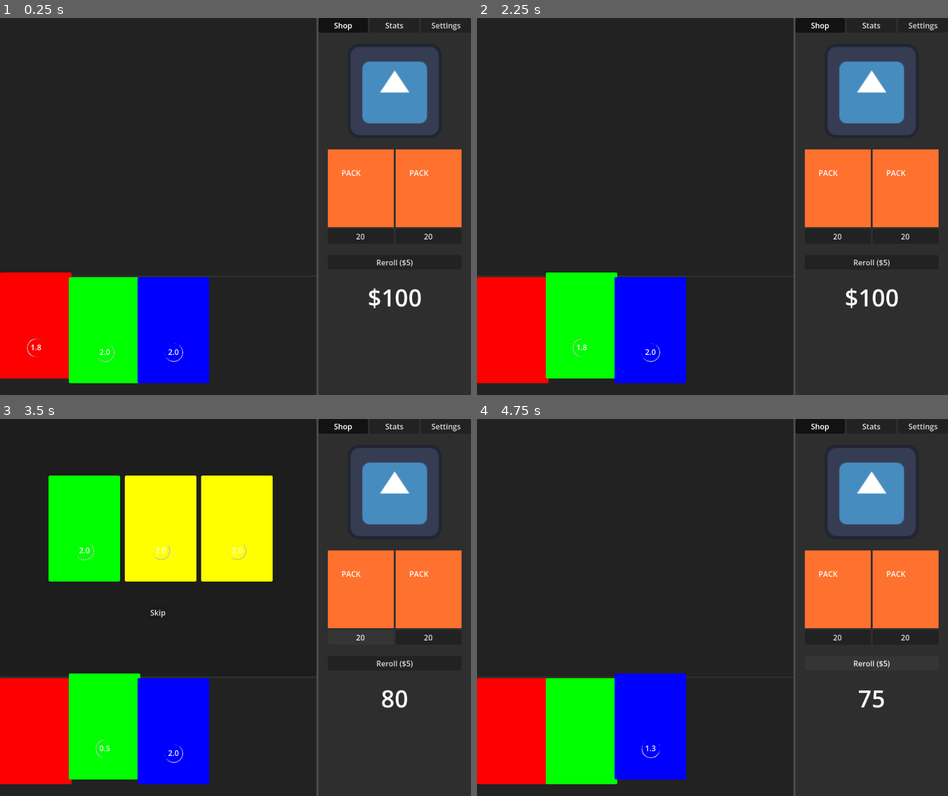
Above: before the commit, frames 1-4 (two rows, left to right).
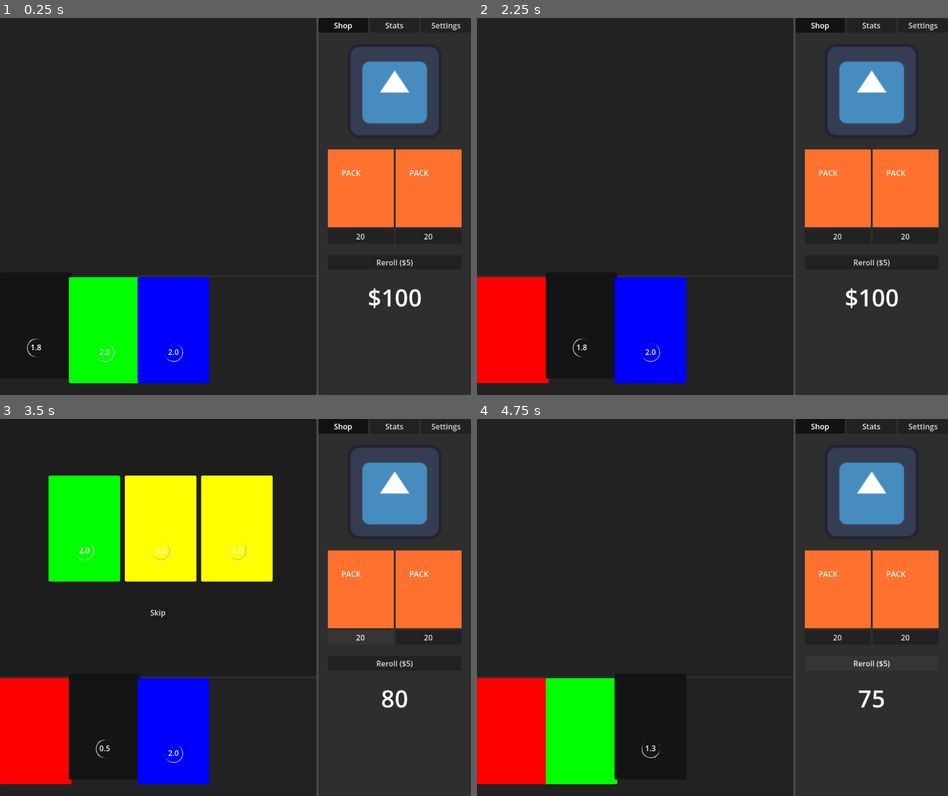
Above: after the commit, the same moments.

Repository: followthedopamine/card-battler
Game: Godot game, scene res://scenes/main.tscn
Same seed, same stepped clock (60 frames per second), same inputs: the game is played once before the commit and once after it. The engine's default icon, where the game draws it, is replaced by a stand-in: a white triangle on a blue panel in a dark square.
Inputs:
- Up to frame 1 (0.25 s): no input
- Up to frame 2 (2.25 s): click "Shop" at 0.5 s; click "Stats" at 1.25 s; click "Shop" at 2 s
- Up to frame 3 (3.5 s): click "20" at 2.75 s
- Up to frame 4 (4.75 s): click "Skip" at 3.5 s; click "Reroll ($5)" at 4.25 s

The runs differ from the first frame. In frame 1, 4.1% of the frame differs, in the area x 0-16%, y 67-96%; in frame 2, 4.2%; in frame 3, 4.2%; in frame 4, 4.3%, in the area x 29-45%, y 67-96%.

Commit message:
Fixed a bug where cards could be dragged from the hand into packs. Fixed a bug where cards couldn't be moved into an empty hand General tidy up of the implementation of dragging cards from packs to hand

Diff:
--- a/scenes/cards/Card.gd
+++ b/scenes/cards/Card.gd
@@ -25,6 +25,7 @@
 var held_card: Card
 var hovered_card: Card
 
+const DISABLED_COLOUR: Color = Color(0.08, 0.08, 0.08, 1.0)
 
 const colours := [
 	Color(255, 0, 0),
@@ -39,9 +40,7 @@
 func _ready() -> void:
 	set_process_input(false)
 
-	var new_style: StyleBoxFlat = panel.get_theme_stylebox("panel").duplicate()
-	new_style.bg_color = colour
-	panel.add_theme_stylebox_override("panel", new_style)
+	change_colour(colour)
 
 	timer_label.text = "%.1f" % duration
 
@@ -56,28 +55,26 @@
 		timer_label.text = "%.1f" % time_remaining
 		timer_spinner.rotation += delta * 10
 
-	# This is looping on every single card which probably isn't the most
+	# This looping on every single card which probably isn't the most
 	# efficient way to do things.
-
-	# I tried to put similar code in _get_drag_data but it never updates the
-	# hovered card inside that callback.
-	var mousePos = get_viewport().get_mouse_position()
-	if !self.get_global_rect().has_point(mousePos):
-		hide_switch_interface()
-		return
-
-	if held_card == null:
-		return
-
-	if held_card.get_parent() != self.get_parent():
-		show_switch_interface()
+	handle_switch_interface()
+
+func _drop_data(_at_position: Vector2, data: Variant) -> void:
+	if !data.get_parent() is Hand:
+		switch_cards(data, self)
 	else:
-		hide_switch_interface()
+		SignalBus.card_chosen.emit(self)
 
 func _can_drop_data(_at_position: Vector2, _data: Variant) -> bool:
-	return true
+	# Trying to swap with a half activated card seems like a bad idea
+	if !self.get_parent() is Hand:
+		return false
+	return !activated
 
 func _get_drag_data(at_position: Vector2) -> Variant:
+	# Prevent currently activated cards from being dragged
+	if activated:
+		return null
 	var preview_parent = Control.new()
 
 	dragging_node = self.duplicate()
@@ -99,28 +96,23 @@
 	dragging = true
 	SignalBus.card_dragged.emit(self)
 
-	# This doesn't print when a new card is hovered
-	#if hovered_card.get_parent() != self.get_parent():
-		#print(hovered_card)
-		#hovered_card.show_switch_interface()
 	return self
 
 func _input(event: InputEvent) -> void:
 	if event is InputEventMouseMotion or event is InputEventScreenDrag:
 		if PlayerManager.hand_size != PlayerManager.max_hand_size:
-			# This should ideally not reference hovered card parent and instead should be the hand
-			if self.get_parent() != hovered_card.get_parent():
-				self.reparent(hovered_card.get_parent())
-		# if dragging left/right update the position in the hbox (hand)
+				# This should ideally not reference hovered card parent and instead should be the hand
+				if !self.get_parent() is Hand:
+					self.reparent(hovered_card.get_parent())
+		# if dragging left/right update the position in the parent
 		if dragging_node.global_position.x < global_position.x - threshold:
 			if self.get_index() > 0:
 				# Have to use get_parent() here instead of hbox because the parent
-				# of the card can change.
+				# of the card can change while dragging.
 				get_parent().move_child(self, self.get_index() - 1)
 		elif dragging_node.global_position.x > global_position.x + threshold:
-			if self.get_index() < get_parent().get_child_count() - 2:
+			if self.get_index() < get_parent().get_child_count() - 1:
 				get_parent().move_child(self, self.get_index() + 1)
-
 
 
 	# if dragging left/right, give it a lil rotation
@@ -131,16 +123,7 @@
 	last_position = dragging_node.global_position
 
 
-
-
 	if dragging and event.is_action_released("click"):
-		hide_switch_interface()
-		if hovered_card.get_parent() != self.get_parent():
-			# Trying to swap with a half activated card seems like a bad idea
-			if !hovered_card.activated:
-				switch_cards(self, hovered_card)
-		else:
-			SignalBus.card_chosen.emit(self)
 		held_card = null
 		dragging = false
 		panel.show()
@@ -159,17 +142,34 @@
 	if card != held_card:
 		hovered_card = card
 
-#func add_card_to_hand(new_card: Card, old_card: Card) -> void:
-
+func handle_switch_interface() -> void:
+	if dragging:
+		return
+	if activated:
+		hide_switch_interface()
+		return
+	if !get_parent() is Hand:
+		hide_switch_interface()
+		return
+
+	var mousePos = get_viewport().get_mouse_position()
+	if !self.get_global_rect().has_point(mousePos):
+		hide_switch_interface()
+		return
+
+	if held_card == null:
+		return
+
+	if held_card.get_parent() != self.get_parent():
+		show_switch_interface()
+	else:
+		hide_switch_interface()
 
 func switch_cards(new_card: Card, old_card: Card) -> void:
 	new_card.reparent(old_card.get_parent())
 	old_card.get_parent().move_child(new_card, old_card.get_index())
-	# Used to remove card from hand or Card.completed signal will crash
-	SignalBus.card_discarded.emit(old_card)
 	SignalBus.card_chosen.emit(new_card)
-	# Cleanup of the card happens in Hand.gd so we can remove it from the card
-	# array.
+	old_card.queue_free()
 
 func show_switch_interface() -> void:
 	switch_interface.visible = true
@@ -180,10 +180,17 @@
 func set_colour(index: int):
 	colour = colours[index % colours.size()]
 
+func change_colour(new_colour: Color) -> void:
+	var new_style: StyleBoxFlat = panel.get_theme_stylebox("panel").duplicate()
+	new_style.bg_color = new_colour
+	panel.add_theme_stylebox_override("panel", new_style)
+
 func activate():
 	timer.start(duration)
 
 	panel.position.y = -10
+	change_colour(DISABLED_COLOUR)
+
 	time_remaining = duration
 
 	timer_label.show()
@@ -195,6 +202,7 @@
 	timer.stop()
 
 	panel.position.y = 0
+	change_colour(colour)
 
 	timer_label.hide()
 	timer_spinner.hide()
--- a/scenes/cards/Card.tscn
+++ b/scenes/cards/Card.tscn
@@ -1,7 +1,7 @@
 [gd_scene load_steps=4 format=3 uid="uid://dxrk3ym1qbjt8"]
 
 [ext_resource type="Script" uid="uid://c531eyaws05rr" path="res://scenes/cards/Card.gd" id="1_fa4yn"]
-[ext_resource type="Texture2D" uid="uid://d00r8ttcrm6qt" path="res://assets/icon.svg" id="2_5xgwh"]
+[ext_resource type="Texture2D" uid="uid://bydjxdlit5oij" path="res://scenes/cards/images/exchange_icon_placeholder.png" id="2_5xgwh"]
 
 [sub_resource type="StyleBoxFlat" id="StyleBoxFlat_5xgwh"]
 content_margin_left = 0.0
@@ -59,10 +59,10 @@
 visible = false
 z_index = 50
 layout_mode = 0
-offset_left = 10.0
-offset_top = -64.0
-offset_right = 138.0
-offset_bottom = 64.0
+offset_left = 42.0
+offset_top = -2.0
+offset_right = 106.0
+offset_bottom = 62.0
 texture = ExtResource("2_5xgwh")
 
 [connection signal="timeout" from="Timer" to="." method="_on_timer_timeout"]
--- a/scenes/hand/Hand.gd
+++ b/scenes/hand/Hand.gd
@@ -6,8 +6,7 @@
 var cards: Array[Card]
 
 func _ready() -> void:
-	SignalBus.card_discarded.connect(_on_card_discarded)
-	SignalBus.card_chosen.connect(_on_card_chosen)
+	#SignalBus.card_discarded.connect(_on_card_discarded)
 
 	for i in range(PlayerManager.hand_size):
 		var new_card = card_scene.instantiate()
@@ -18,21 +17,26 @@
 
 	start_round()
 
-func _on_card_discarded(card: Card) -> void:
-	cards.erase(card)
-	card.queue_free()
+func _can_drop_data(at_position: Vector2, data: Variant) -> bool:
+	return !PlayerManager.hand_size == PlayerManager.max_hand_size
 
-func _on_card_chosen(card: Card) -> void:
-	# Refresh the cards array when we get a new card. (Simpler than passing
-	# the old card's index).
+# Hand needs drop data as well as Card since you want to be able to drop
+# cards into an empty hand.
+func _drop_data(_at_position: Vector2, data: Variant) -> void:
+	data.reparent(self)
+	SignalBus.card_chosen.emit(data)
+
+
+func refresh_card_array() -> void:
 	cards = []
 	for child: Node in self.get_children():
 		if child.is_queued_for_deletion():
 			continue
 		if child is Card:
+			if !child.completed.is_connected(on_card_completed):
+				child.connect("completed", on_card_completed)
 			cards.append(child)
 
-	card.connect("completed", on_card_completed)
 	PlayerManager.hand_size = cards.size()
 
 func start_round():
@@ -63,6 +67,10 @@
 
 
 func on_card_completed(card: Card):
+	# Calling refresh card array here means we don't have to signal when
+	# we get a new card, and also fixes a bug where cards would sometimes
+	# activate out of order.
+	refresh_card_array()
 	var i = cards.find(card)
 
 	if i < cards.size() - 1:
Binary file added: scenes/cards/images/exchange_icon_placeholder.png
Not shown, added: scenes/cards/images/exchange_icon_placeholder.png.import
Not shown, added: scenes/cards/images/exchange_icon_placeholder.png~
